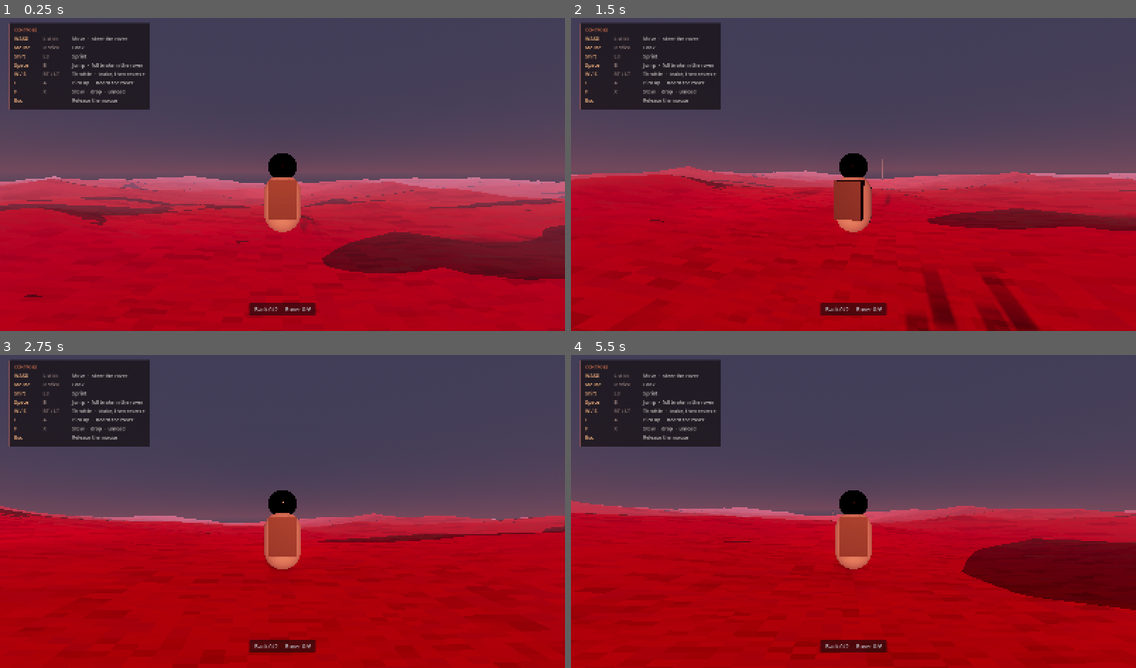
Above: before the commit, frames 1-4 (two rows, left to right).
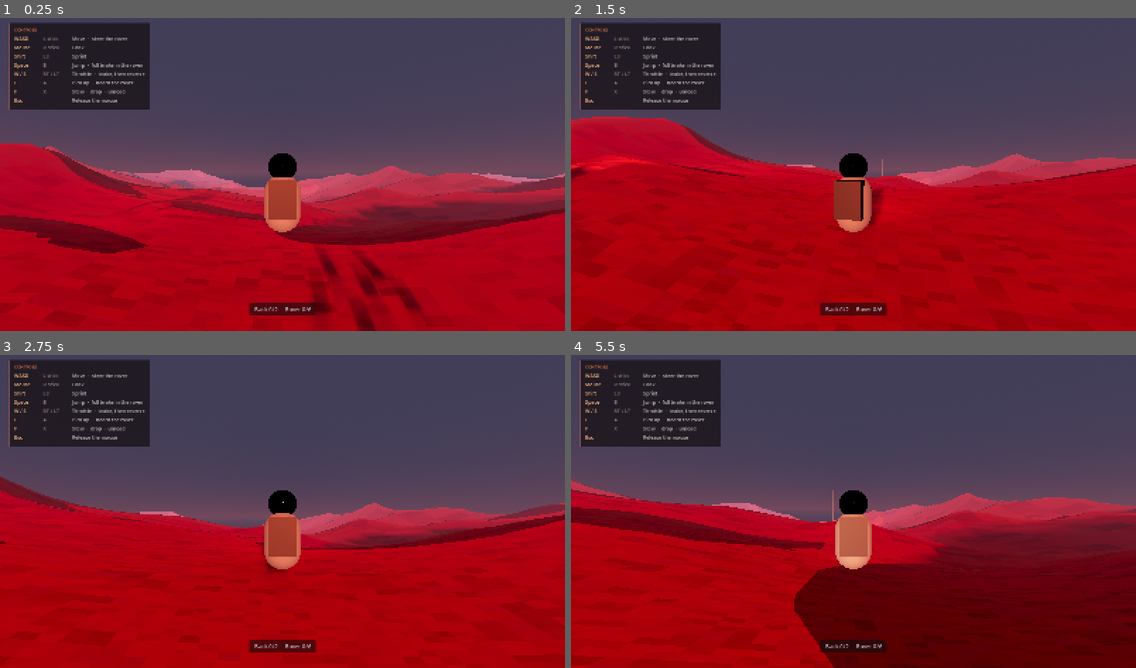
Above: after the commit, the same moments.

Repository: doomvoyager/SpaceStranding
Game: Godot game, scene res://scenes/world/test_world.tscn
The game is run twice, just before and just after one commit, with the same random seed, the same clock (stepped at 60 frames per second) and the same inputs.
Inputs (mouse positions are in pixels of both pictures, inside the frame that each line leads up to):
- Up to frame 1 (0.25 s): no input
- Up to frame 2 (1.5 s): tap Enter at 0.5 s; move the mouse to (881, 171) at 0.52 s; hold F (drop_cargo) 0.53-1.28 s; hold W (drive_forward) from 0.53 s (still down); move the mouse to (825, 174) at 1.27 s; tap E (interact) at 1.35 s
- Up to frame 3 (2.75 s): keep holding W (drive_forward); move the mouse to (293, 505) at 2.02 s; hold Shift (sprint) from 2.03 s (still down)
- Up to frame 4 (5.5 s): keep holding W (drive_forward); move the mouse to (847, 514) at 2.77 s; release Shift (sprint) at 2.78 s; tap F (drop_cargo) at 2.85 s; move the mouse to (893, 514) at 3.52 s; hold E (interact) 3.53-4.28 s; move the mouse to (808, 505) at 4.27 s; tap Shift (sprint) at 4.35 s; move the mouse to (859, 508) at 5.02 s; hold F (drop_cargo) from 5.03 s (still down)

The runs differ from the first frame. In frame 1, 23% of the frame differs, in the area x 0-100%, y 40-100%; in frame 2, 20%; in frame 3, 6.0%; in frame 4, 26%, in the area x 0-100%, y 39-100%.

Commit message:
Update test_world.tscn

Diff:
--- a/game/scenes/world/test_world.tscn
+++ b/game/scenes/world/test_world.tscn
@@ -76,7 +76,7 @@
 directional_shadow_pancake_size = 40.0
 
 [node name="Terrain" type="Node3D" parent="." unique_id=1919902232]
-transform = Transform3D(1, 0, 0, 0, 0.2, 0, 0, 0, 1, 0, 0, 0)
+transform = Transform3D(1, 0, 0, 0, 0.5, 0, 0, 0, 1, 0, 0, 0)
 script = ExtResource("2_terrain")
 
 [node name="Beacon" type="Node3D" parent="." unique_id=95117728]
@@ -96,38 +96,32 @@
 
 [node name="Rover" parent="." unique_id=1609840956 instance=ExtResource("4_rover")]
 
-[node name="Crates" type="Node3D" parent="."]
+[node name="Crates" type="Node3D" parent="." unique_id=134943891]
 
-[node name="Crate1" parent="Crates" instance=ExtResource("5_crate")]
+[node name="Crate1" parent="Crates" unique_id=1012537758 instance=ExtResource("5_crate")]
 transform = Transform3D(1, 0, 0, 0, 1, 0, 0, 0, 1, 8.2, 0, 2.2)
-mass = 35.0
-cargo_name = "Supply crate"
 
-[node name="Crate2" parent="Crates" instance=ExtResource("5_crate")]
+[node name="Crate2" parent="Crates" unique_id=1889753566 instance=ExtResource("5_crate")]
 transform = Transform3D(1, 0, 0, 0, 1, 0, 0, 0, 1, 9.6, 0, 2.9)
 mass = 55.0
 cargo_name = "Water canister"
 
-[node name="Crate3" parent="Crates" instance=ExtResource("5_crate")]
+[node name="Crate3" parent="Crates" unique_id=1028324466 instance=ExtResource("5_crate")]
 transform = Transform3D(1, 0, 0, 0, 1, 0, 0, 0, 1, 7.5, 0, 3.7)
-mass = 35.0
-cargo_name = "Supply crate"
 
-[node name="Crate4" parent="Crates" instance=ExtResource("5_crate")]
+[node name="Crate4" parent="Crates" unique_id=623864605 instance=ExtResource("5_crate")]
 transform = Transform3D(1, 0, 0, 0, 1, 0, 0, 0, 1, 10.3, 0, 1.7)
 mass = 22.0
 cargo_name = "Core samples"
 
-[node name="Crate5" parent="Crates" instance=ExtResource("5_crate")]
+[node name="Crate5" parent="Crates" unique_id=762425525 instance=ExtResource("5_crate")]
 transform = Transform3D(1, 0, 0, 0, 1, 0, 0, 0, 1, 8.9, 0, 4.5)
 mass = 48.0
 cargo_name = "Spare cell"
 
-[node name="Crate6" parent="Crates" instance=ExtResource("5_crate")]
+[node name="Crate6" parent="Crates" unique_id=1516569004 instance=ExtResource("5_crate")]
 transform = Transform3D(1, 0, 0, 0, 1, 0, 0, 0, 1, 10.9, 0, 3.5)
-mass = 35.0
-cargo_name = "Supply crate"
 
-[node name="HUD" parent="." instance=ExtResource("6_hud")]
+[node name="HUD" parent="." unique_id=826782983 instance=ExtResource("6_hud")]
 astronaut_path = NodePath("../Astronaut")
 rover_path = NodePath("../Rover")
